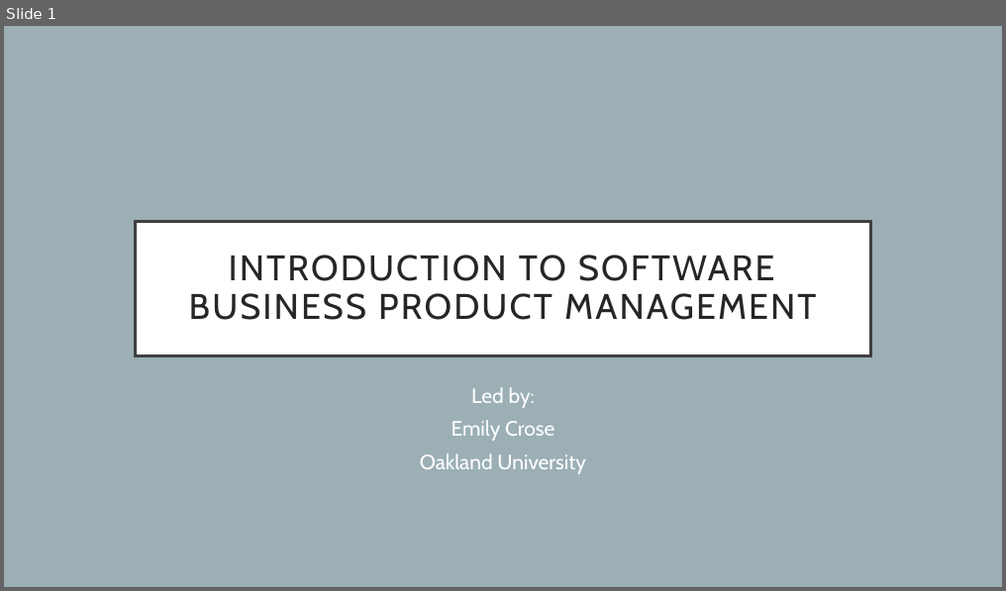
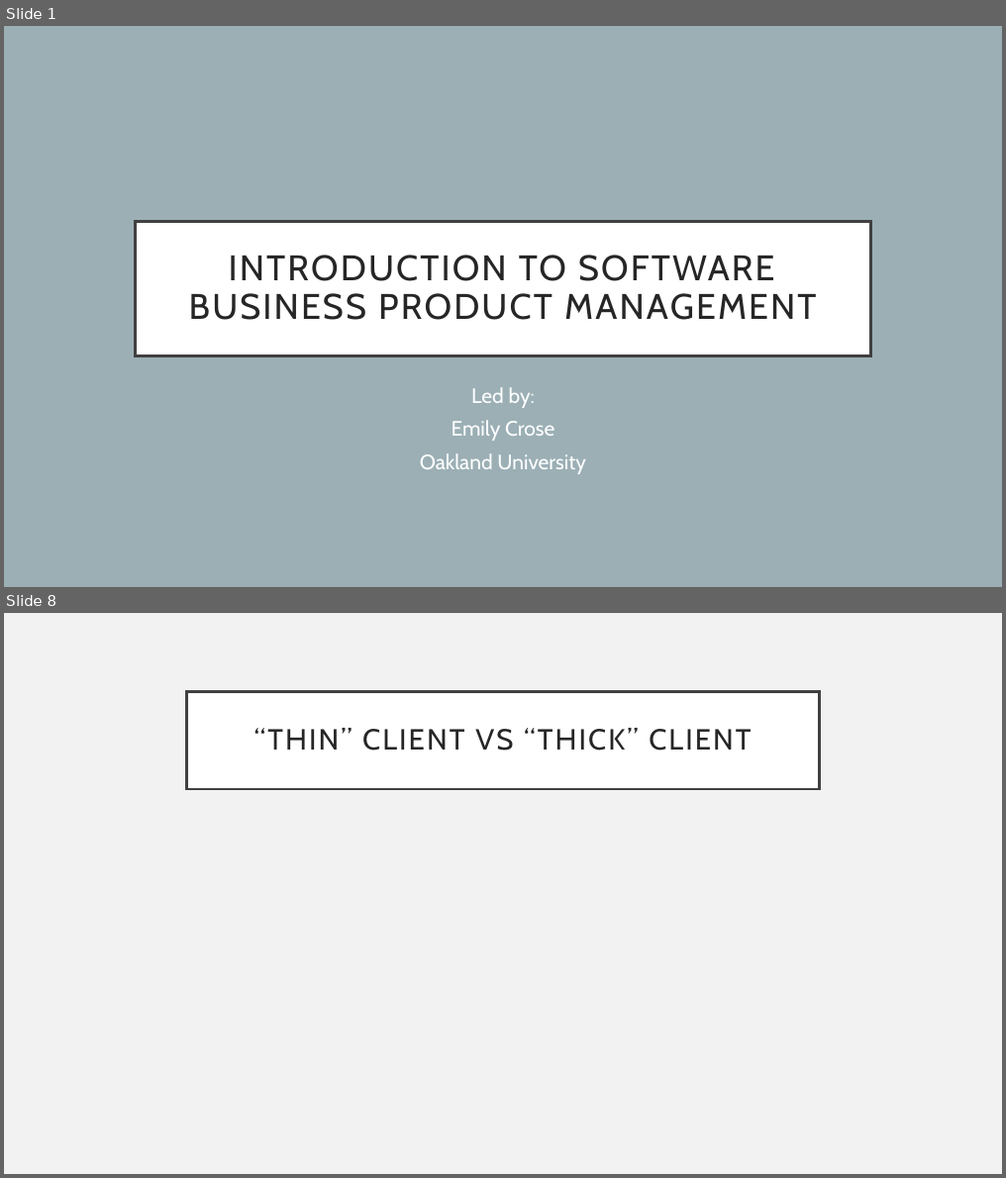
Before and after one commit to hexa-decim8/ISBPM, a slide deck: Class_Materials/Week_1/Day_3/ISBPM w1d3.pptx. Shown one above the other, each under a label of ours: slide 1 before the commit, slides 1 and 8 after it; the slides between them are not shown. The pictures are 1006x591 and 1006x1178 pixels, drawn with LibreOffice and Linux fonts; fonts in the diff are those of the drawing. Boxes give left, top, right and bottom in pixels: in the first picture for what was removed or moved away, otherwise in the second. Text is boxed around its words. In the diff, an @@ line names an element or a change of style, - is before the commit and + after.

```diff
--- a/Class_Materials/Week_1/Day_3/ISBPM w1d3.pptx
+++ b/Class_Materials/Week_1/Day_3/ISBPM w1d3.pptx
@@ slide 8 added at (x1=4, y1=613, x2=1002, y2=1174), background #F2F2F2 @@
@@ title added at (x1=187, y1=691, x2=819, y2=789), fill #FFFFFF, outline #404040 2.5 pt, 28 pt, text #262626 @@
+“THIN” CLIENT VS “THICK” CLIENT
```
Also in this commit, not shown: 6 other slides added, 6 slides removed, 1 other file.
